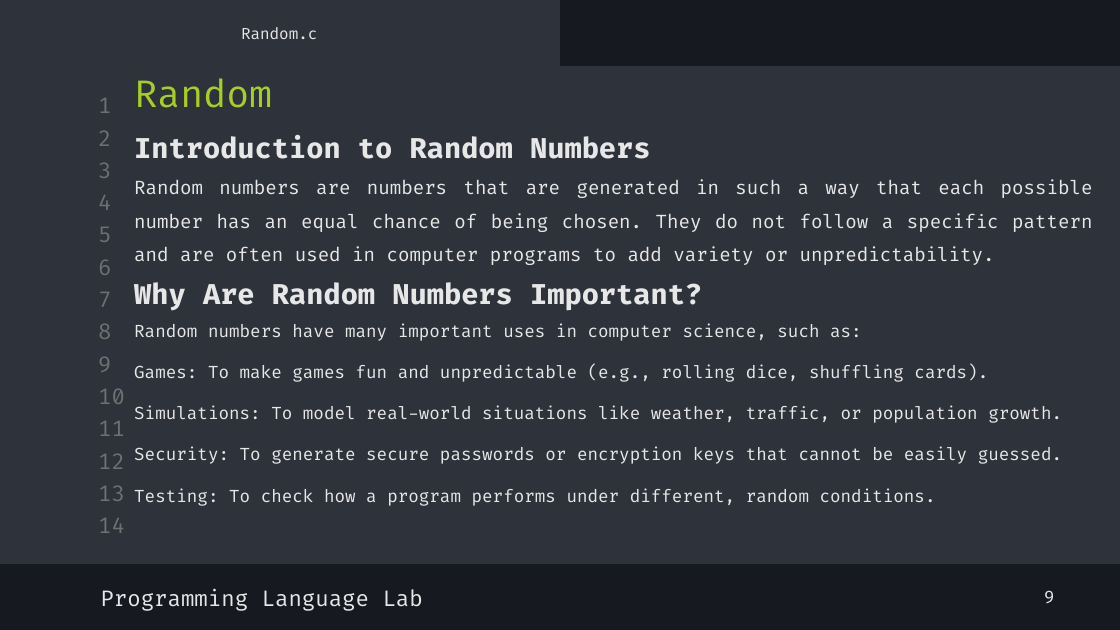
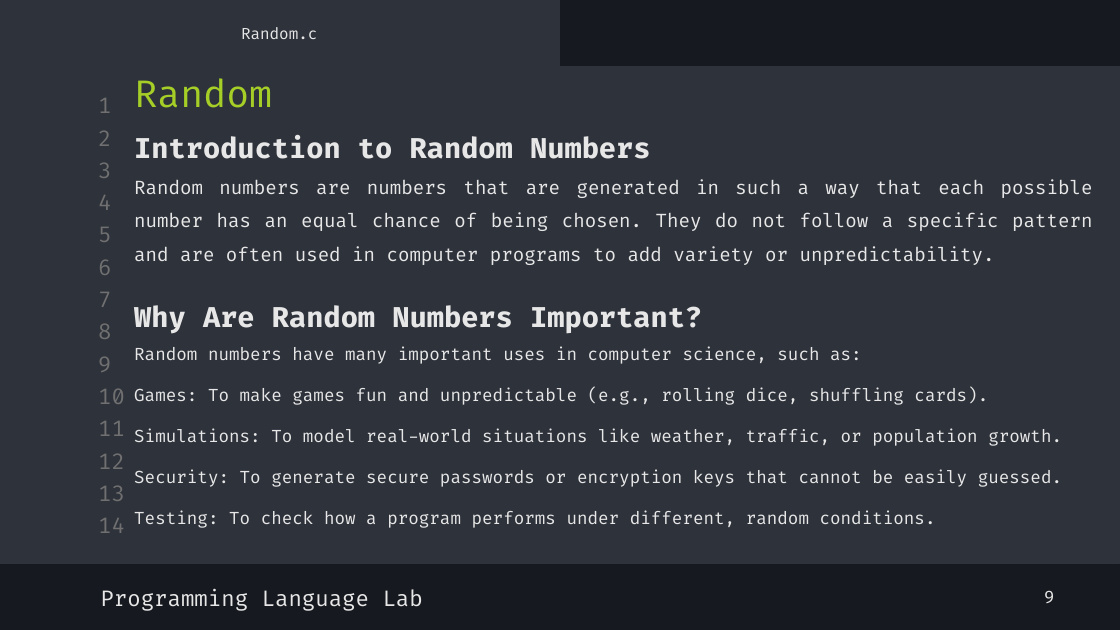
Before and after one commit to shayan-naghizadeh/C-Lab-AUT, a slide deck: slide 10 of slides/3.Math/Math.pptx. Drawn at 1120x630 pixels with LibreOffice and Linux fonts; fonts in the diff are those of the drawing. Boxes give left, top, right and bottom in pixels: in the first picture for what was removed or moved away, otherwise in the second. Text is boxed around its words. In the diff, an @@ line names an element or a change of style, - is before the commit and + after.

```diff
--- a/slides/3.Math/Math.pptx
+++ b/slides/3.Math/Math.pptx
@@ text "Why Are Random Numbers Important?": place and size @@
-text "Why Are Random Numbers Important?" at (134, 282, 1062, 506)
+text "Why Are Random Numbers Important?" at (134, 305, 1062, 528)
```
Also in this commit, not shown: 5 other slides changed, 2 slides added, 8 other files.
